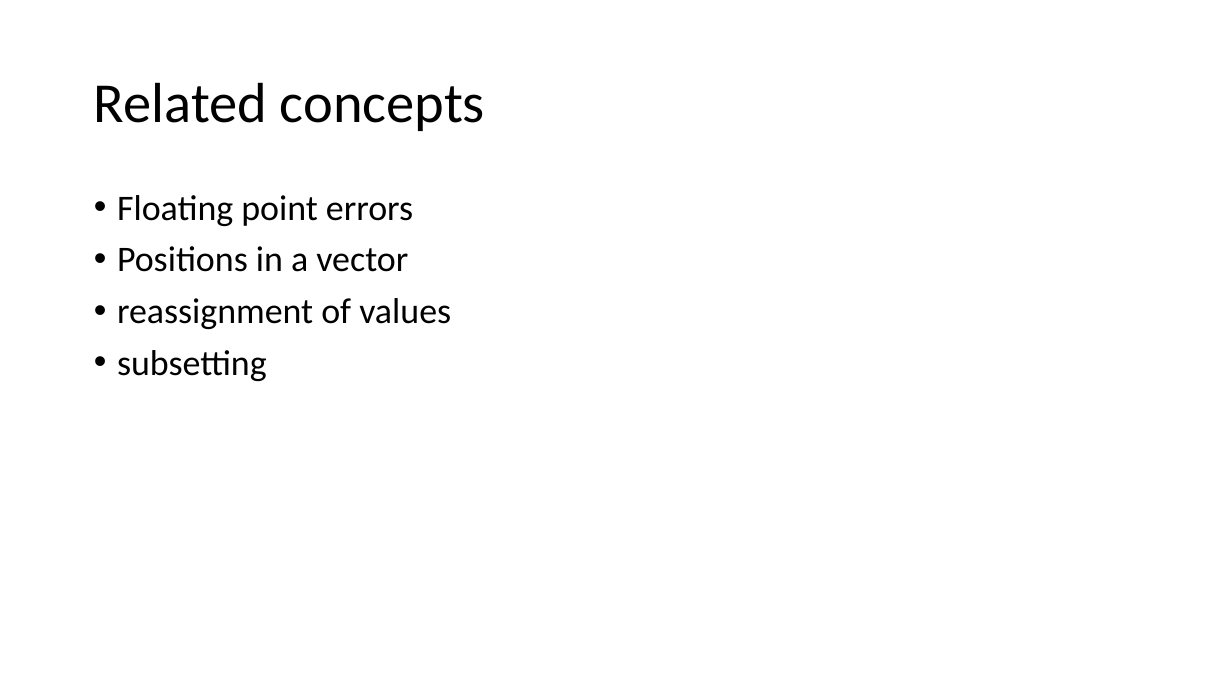
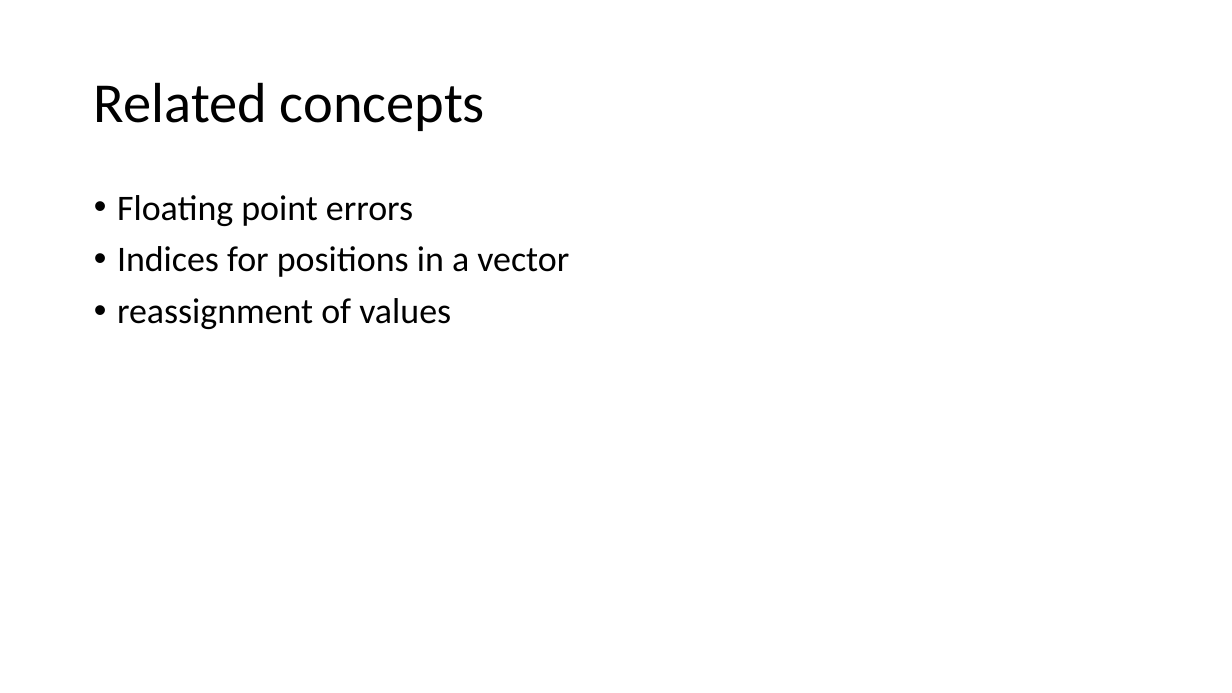
Before and after one commit to ajrtallman/StatisticsinLinguistics_FSU_2023_2024, a slide deck: slide 4 of 02_slides/Slides Statistics for Linguists 2023-10-25.odp. Drawn at 1232x693 pixels with LibreOffice and Linux fonts; fonts in the diff are those of the drawing. Boxes give left, top, right and bottom in pixels: in the first picture for what was removed or moved away, otherwise in the second. Text is boxed around its words. In the diff, an @@ line names an element or a change of style, - is before the commit and + after.

```diff
--- a/02_slides/Slides Statistics for Linguists 2023-10-25.odp
+++ b/02_slides/Slides Statistics for Linguists 2023-10-25.odp
@@ text at (x1=117, y1=246, x2=569, y2=277): text changed @@
-• Positions in a vector
+• Indices for positions in a vector
@@ text at (x1=117, y1=350, x2=267, y2=381): paragraph removed @@
-• subsetting
```
Also in this commit, not shown: 1 other slide changed, 4 slides added, 7 other files.
